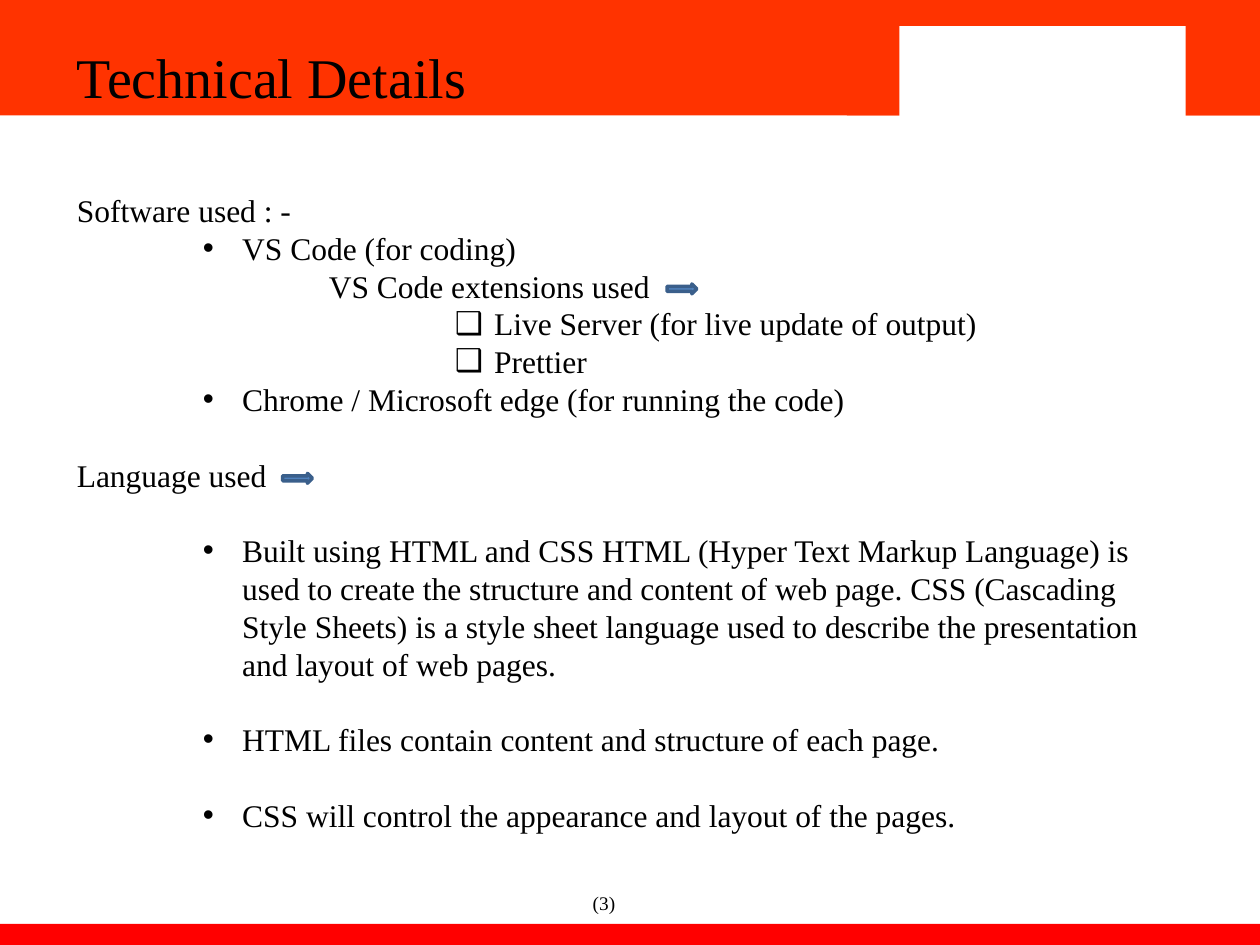
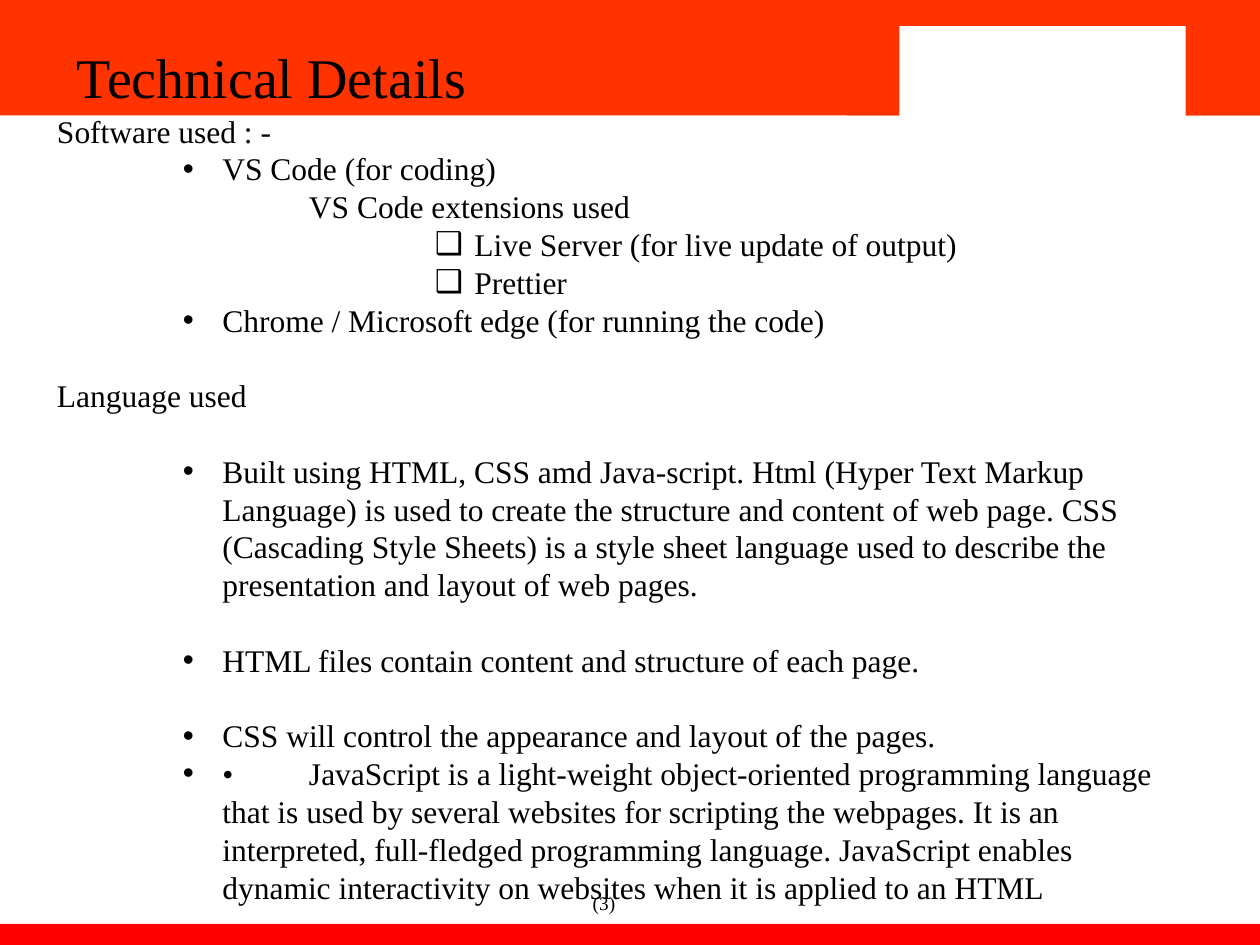
Before and after one commit to Ishaan1106/tribute-page, a slide deck: slide 5 of Fee presentation.pptx. Drawn at 1260x945 pixels with LibreOffice and Linux fonts; fonts in the diff are those of the drawing; background and template pictures are left out. Boxes give left, top, right and bottom in pixels: in the first picture for what was removed or moved away, otherwise in the second. Text is boxed around its words. In the diff, an @@ line names an element or a change of style, - is before the commit and + after.

```diff
--- a/Fee presentation.pptx
+++ b/Fee presentation.pptx
@@ text "Software used : -": place and size @@
-text "Software used : -" at bbox=[77, 200, 1138, 833]
+text "Software used : -" at bbox=[57, 121, 1152, 905]
@@ right arrow removed at bbox=[667, 284, 697, 294] @@
@@ text at bbox=[222, 461, 1118, 603]: text changed @@
-    • Built using HTML and CSS HTML (Hyper Text Markup Language) is used to create the structure and content of web page. CSS (Cascading Style Sheets) is a style sheet language used to describe the presentation and layout of web pages.
+    • Built using HTML, CSS amd Java-script. Html (Hyper Text Markup Language) is used to create the structure and content of web page. CSS (Cascading Style Sheets) is a style sheet language used to describe the presentation and layout of web pages.
@@ right arrow removed at bbox=[282, 474, 312, 484] @@
@@ text at bbox=[222, 763, 1152, 905]: paragraph added @@
+    • • JavaScript is a light-weight object-oriented programming language that is used by several websites for scripting the webpages. It is an interpreted, full-fledged programming language. JavaScript enables dynamic interactivity on websites when it is applied to an HTML
```
Also in this commit, not shown: 1 other slide changed, 1 slide removed, 4 other files.
